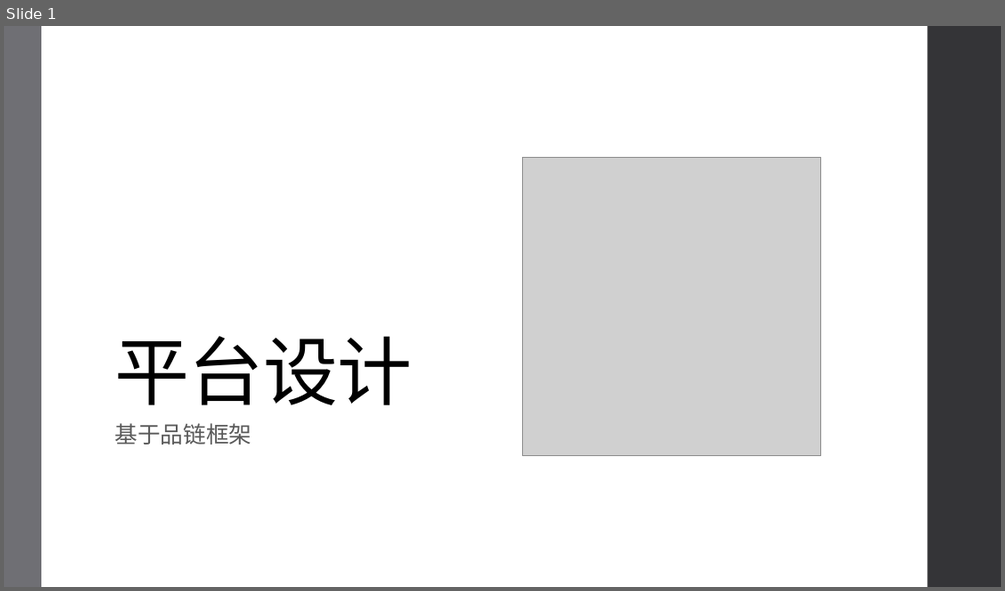
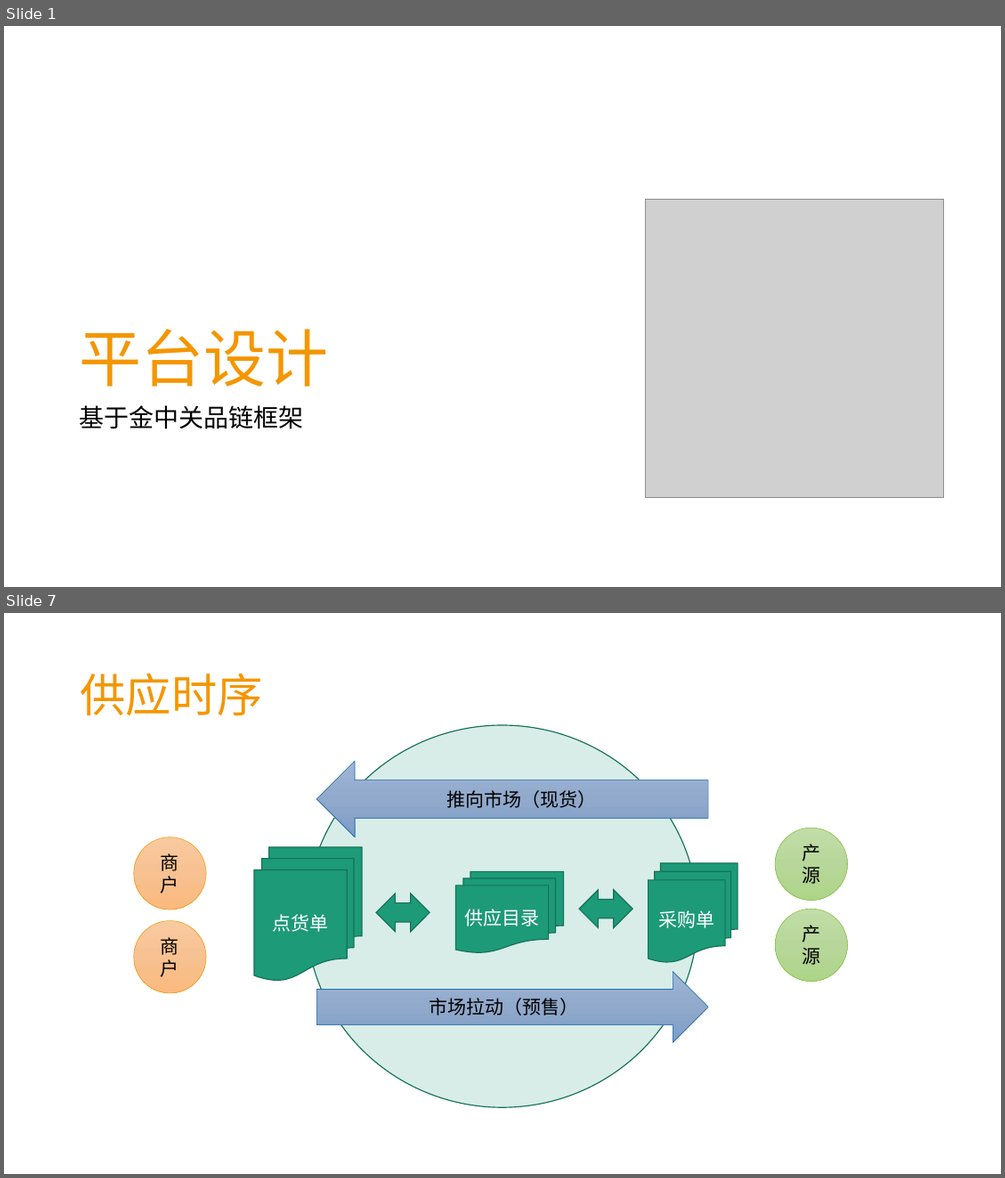
Before and after one commit to jzgi/chainsmart, a slide deck: Docs/中惠农通平台设计.pptx. Shown one above the other, each under a label of ours: slide 1 before the commit, slides 1 and 7 after it; the slides between them are not shown. The pictures are 1005x591 and 1005x1178 pixels, drawn with LibreOffice and Linux fonts; fonts in the diff are those of the drawing; grey boxes stand for pictures. Boxes give left, top, right and bottom in pixels: in the first picture for what was removed or moved away, otherwise in the second. Text is boxed around its words. In the diff, an @@ line names an element or a change of style, - is before the commit and + after.

```diff
--- a/Docs/中惠农通平台设计.pptx
+++ b/Docs/中惠农通平台设计.pptx
@@ slide 7 added at [4, 613, 1001, 1174], background #FFFFFF @@
@@ title added at [80, 673, 262, 715], 44 pt, text #F49600 @@
+供应时序
@@ ellipse added at [306, 725, 698, 1107], fill #1D9A78 at 17% opacity, outline #157259 1 pt @@
@@ left arrow added at [316, 761, 708, 837], fill gradient #9EB5D6 to #91AACC to #7D9DC8, outline #1D6FA9 0.5 pt, 18 pt, text #000000 @@
+推向市场（现货）
@@ ellipse added at [133, 837, 206, 910], fill gradient #FACBA0 to #F8C292 to #FCBA7D, outline #F19D19 0.5 pt, 18 pt, text #000000 @@
+商户
@@ flow chart multidocument added at [254, 847, 362, 981], fill #1D9A78, outline #157259 1 pt, 18 pt, text #FFFFFF @@
+点货单
@@ ellipse added at [775, 827, 848, 900], fill gradient #C2DEA8 to #B8D79B to #AED588, outline #8BC145 0.5 pt, 18 pt, text #000000 @@
+产源
@@ flow chart multidocument added at [455, 872, 563, 952], fill #1D9A78, outline #157259 1 pt, 18 pt, text #FFFFFF @@
+供应目录
@@ flow chart multidocument added at [647, 863, 737, 962], fill #1D9A78, outline #157259 1 pt, 18 pt, text #FFFFFF @@
+采购单
@@ left right arrow added at [376, 893, 430, 932], fill #1D9A78, outline #157259 1 pt @@
@@ left right arrow added at [579, 890, 633, 928], fill #1D9A78, outline #157259 1 pt @@
@@ ellipse added at [133, 920, 206, 993], fill gradient #FACBA0 to #F8C292 to #FCBA7D, outline #F19D19 0.5 pt, 18 pt, text #000000 @@
+商户
@@ ellipse added at [775, 908, 848, 981], fill gradient #C2DEA8 to #B8D79B to #AED588, outline #8BC145 0.5 pt, 18 pt, text #000000 @@
+产源
@@ right arrow added at [316, 971, 708, 1042], fill gradient #9EB5D6 to #91AACC to #7D9DC8, outline #1D6FA9 0.5 pt, 18 pt, text #000000 @@
+市场拉动（预售）
@@ slide 1 changed as well @@
@@ rectangle removed at [4, 26, 41, 587] @@
@@ rectangle removed at [928, 26, 1001, 587] @@
@@ title "平台设计": place and size @@
-title "平台设计" at [114, 336, 412, 405]
+title "平台设计" at [80, 329, 329, 386]
@@ title "平台设计" at [80, 329, 329, 386]: size 72 to 60 pt, text colour #000000 to #F49600, letter spacing -0.5 to 0 pt; line spacing 0.85 to 0.9 @@
@@ picture: place and size @@
-picture at [523, 157, 821, 455]
+picture at [646, 200, 944, 498]
@@ text at [80, 405, 304, 429]: text changed; size 22 to 24 pt; text colour #595959 to #000000 @@
-基于品链框架
+基于金中关品链框架
```
Also in this commit, not shown: 8 other slides changed, 1 other slide added, 39 other files.
